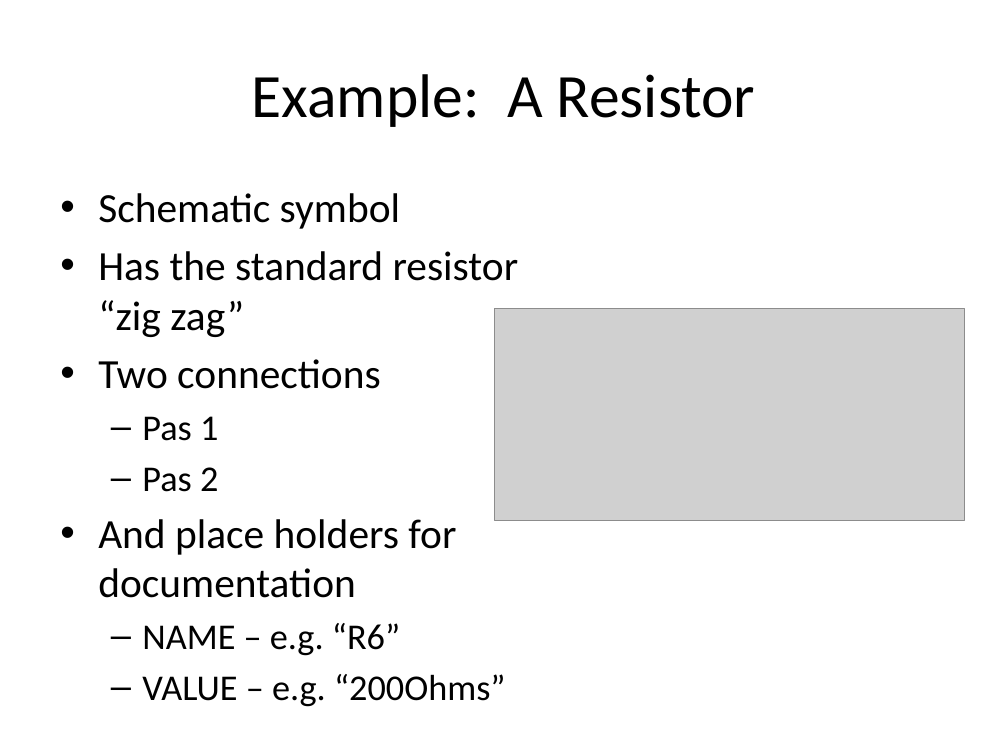
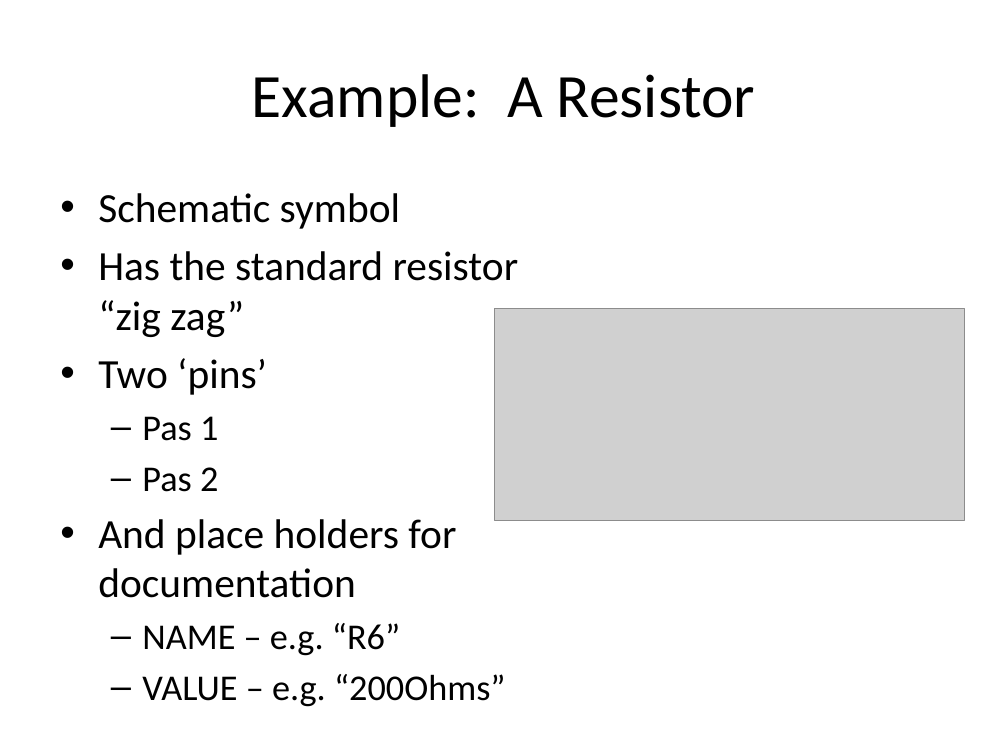
Before and after one commit to NVSL/QuadClass-Resources, a slide deck: slide 21 of Lecture Slides/Lab01-Eagle-Intro.pptx. Drawn at 1008x756 pixels with LibreOffice and Linux fonts; fonts in the diff are those of the drawing; grey boxes stand for pictures. Boxes give left, top, right and bottom in pixels: in the first picture for what was removed or moved away, otherwise in the second. Text is boxed around its words. In the diff, an @@ line names an element or a change of style, - is before the commit and + after.

Commit message:
examples for board layout/placement

```diff
--- a/Lecture Slides/Lab01-Eagle-Intro.pptx
+++ b/Lecture Slides/Lab01-Eagle-Intro.pptx
@@ text at [98,358,267,395]: text changed @@
-• Two connections
+• Two ‘pins’
```
Also in this commit, not shown: 6 other slides changed, 12 other files.
